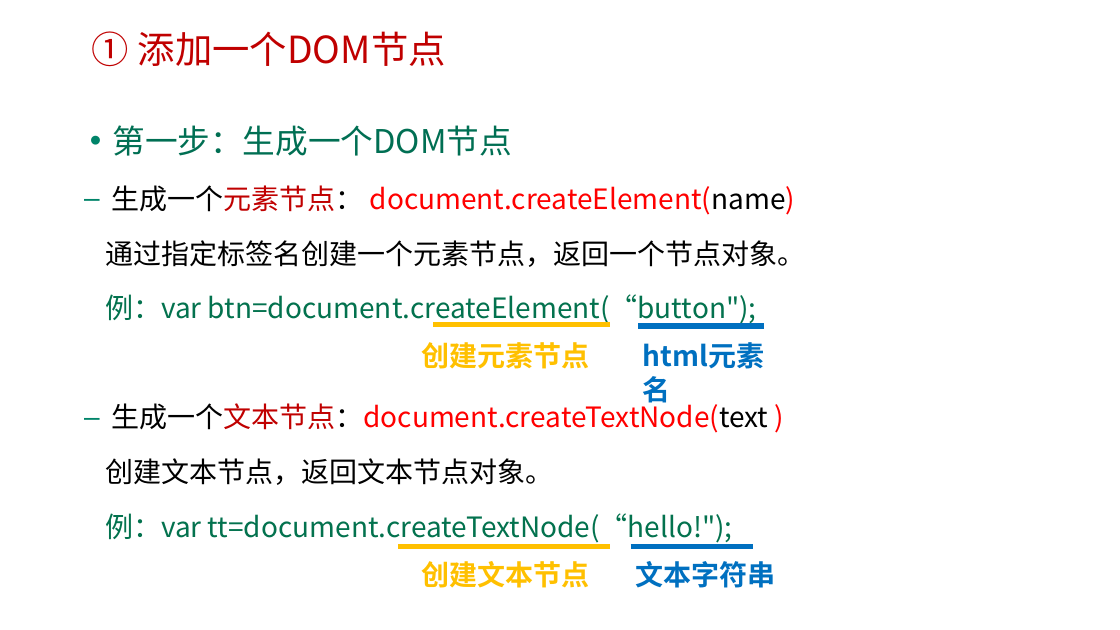
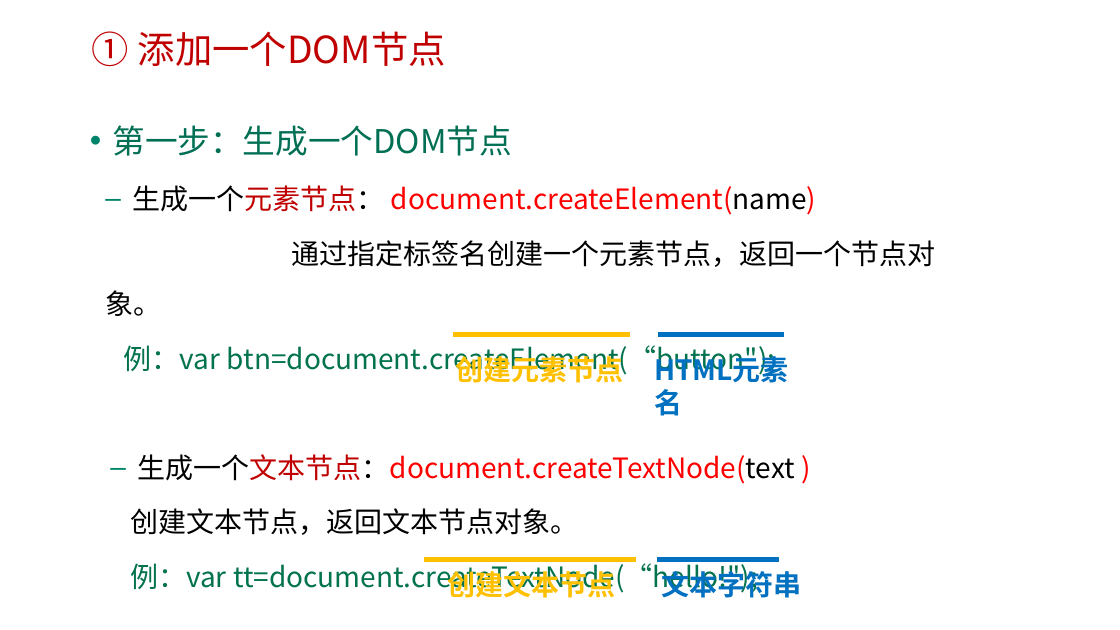
Before and after one commit to edu2act/course-web2, a slide deck: slide 9 of materials/slides/1-8.pptx. Drawn at 1120x630 pixels with LibreOffice and Linux fonts; fonts in the diff are those of the drawing; background and template pictures are left out. Boxes give left, top, right and bottom in pixels: in the first picture for what was removed or moved away, otherwise in the second. Text is boxed around its words. In the diff, an @@ line names an element or a change of style, - is before the commit and + after.

```diff
--- a/materials/slides/1-8.pptx
+++ b/materials/slides/1-8.pptx
@@ text at bbox=[133, 185, 816, 484]: indent changed @@
@@ text "创建元素节点" rewrapped from bbox=[422, 342, 590, 369] to bbox=[456, 352, 624, 388] @@
@@ line moved from (434, 324) - (610, 324) to (453, 335) - (630, 335) @@
@@ text at bbox=[646, 348, 805, 390]: text changed @@
-html元素名
+HTML元素名
@@ line moved from (639, 326) - (765, 326) to (658, 335) - (784, 335) @@
@@ line moved from (398, 547) - (610, 547) to (424, 560) - (636, 560) @@
@@ text "创建文本节点" rewrapped from bbox=[422, 561, 590, 588] to bbox=[448, 567, 616, 598] @@
@@ text "文本字符串" rewrapped from bbox=[635, 561, 775, 588] to bbox=[661, 567, 801, 598] @@
@@ line moved from (631, 547) - (754, 547) to (657, 560) - (780, 560) @@
```
Also in this commit, not shown: 4 other slides changed, 1 other file.
